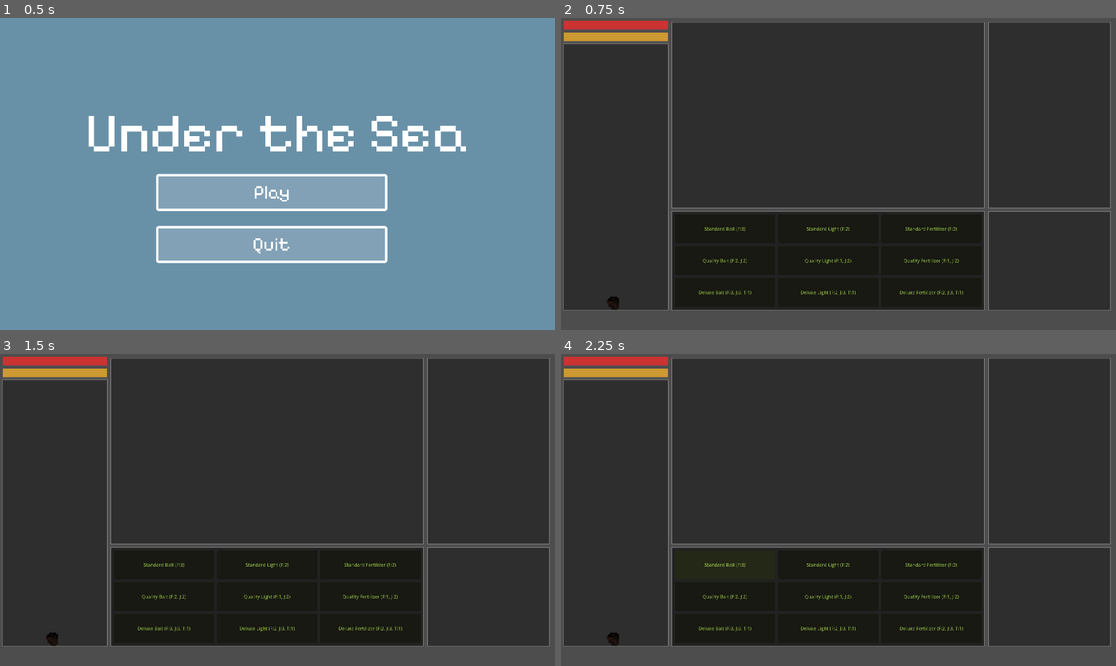
Above: before the commit, frames 1-4 (two rows, left to right).
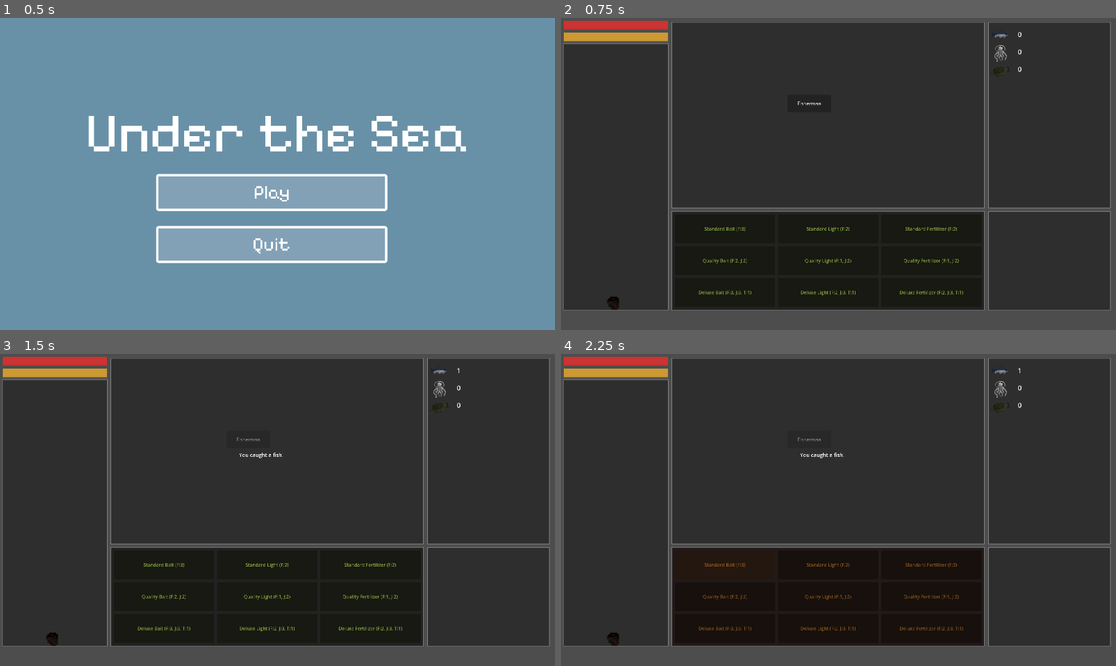
Above: after the commit, the same moments.

Repository: wondertrash/underthesea
Game: Godot game, scene res://mainmenu.tscn
Two runs of this game, one before a commit and one after it. Both use one fixed random seed, a clock stepped at 60 frames per second and the inputs below.
Inputs (mouse positions are in pixels of both pictures, inside the frame that each line leads up to):
- Up to frame 1 (0.5 s): no input
- Up to frame 2 (0.75 s): click "Play" at 0.5 s
- Up to frame 3 (1.5 s): click (249, 438) at 1.25 s, where only the run after the commit has a clickable "Fisherman"
- Up to frame 4 (2.25 s): click "Standard Bait (F:3)" at 2 s

Frame 1 is identical in both runs. In frame 2, 0.1% of the frame differs, in the area x 42-83%, y 4-29%; in frame 3, 0.2%; in frame 4, 0.7%, in the area x 24-83%, y 4-89%.
Error before the commit: Invalid access to property or key 'inventory' on a base object of type 'CanvasLayer (resourcestats.gd)'. (res://store.gd:64)

Commit message:
fishermanplaceholder

Diff:
--- a/under-the-sea/events.gd
+++ b/under-the-sea/events.gd
@@ -3,6 +3,16 @@
 @export var events_position: Vector2 = Vector2(384, 16)
 var background = ColorRect
 var structure_container = Control
+@onready var player = get_tree().get_first_node_in_group("player")
+var is_fishing: bool = false
+var feedback_label: Label
+var fisherman_button: Button
+var catch_rates = {
+	"fish": 0.50,
+	"jellyfish": 0.15,
+	"turtle": 0.05,
+	"nothing": 0.30
+}
 func _ready() -> void:
 	background = ColorRect.new()
 	background.position = events_position
@@ -15,3 +25,42 @@
 	border.color = Color(0.5, 0.5, 0.5)
 	border.z_index = -1
 	add_child(border)
+	fisherman_button = Button.new()
+	fisherman_button.text = "Fisherman"
+	fisherman_button.position = events_position + Vector2(400, 250)  # TODO: adjust position
+	fisherman_button.size = Vector2(150, 60)                          # TODO: adjust size
+	fisherman_button.pressed.connect(_on_fisherman_clicked)
+	add_child(fisherman_button)
+	feedback_label = Label.new()
+	feedback_label.position = events_position + Vector2(370, 320)  # TODO: adjust position
+	feedback_label.size = Vector2(300, 40)
+	feedback_label.horizontal_alignment = HORIZONTAL_ALIGNMENT_CENTER
+	feedback_label.add_theme_font_size_override("font_size", 18)
+	feedback_label.text = ""
+	add_child(feedback_label)
+func _on_fisherman_clicked() -> void:
+	if is_fishing:
+		return
+	is_fishing = true
+	fisherman_button.disabled = true
+	_do_catch()
+func _do_catch() -> void:
+	var roll = randf()
+	var result = ""
+	if roll < catch_rates["turtle"]:
+		result = "turtle"
+	elif roll < catch_rates["turtle"] + catch_rates["jellyfish"]:
+		result = "jellyfish"
+	elif roll < catch_rates["turtle"] + catch_rates["jellyfish"] + catch_rates["fish"]:
+		result = "fish"
+	else:
+		result = "nothing"
+	if result == "nothing":
+		feedback_label.text = "Nothing..."
+	else:
+		player.inventory[result] += 1
+		feedback_label.text = "You caught a %s!" % result
+	await get_tree().create_timer(3.0).timeout
+	feedback_label.text = ""
+	is_fishing = false
+	fisherman_button.disabled = false
--- a/under-the-sea/inventory.gd
+++ b/under-the-sea/inventory.gd
@@ -3,6 +3,10 @@
 @export var events_position: Vector2 = Vector2(1480, 16)
 var background = ColorRect
 var structure_container = Control
+var fish_label: Label
+var jellyfish_label: Label
+var turtle_label: Label
+@onready var player = get_tree().get_first_node_in_group("player")
 func _ready() -> void:
 	background = ColorRect.new()
 	background.position = events_position
@@ -15,3 +19,28 @@
 	border.color = Color(0.5, 0.5, 0.5)
 	border.z_index = -1
 	add_child(border)
+	_add_item("fish", "res://Assets/fish.png", Vector2(0, 0))
+	_add_item("jellyfish", "res://Assets/jellyfish.png", Vector2(0, 60))
+	_add_item("turtle", "res://Assets/turtle.png", Vector2(0, 120))
+func _add_item(item_key: String, texture_path: String, offset: Vector2) -> void:
+	var base_pos = events_position + offset
+	var img = TextureRect.new()
+	img.texture = load(texture_path)
+	img.position = base_pos
+	img.size = Vector2(80, 80)
+	img.stretch_mode = TextureRect.STRETCH_KEEP_ASPECT_CENTERED
+	add_child(img)
+	var label = Label.new()
+	label.add_theme_font_size_override("font_size", 24)
+	label.position = base_pos + Vector2(100, 24)
+	label.text = "0"
+	add_child(label)
+	match item_key:
+		"fish": fish_label = label
+		"jellyfish": jellyfish_label = label
+		"turtle": turtle_label = label
+func _process(_delta: float) -> void:
+	if player and player.get_script() != null and "inventory" in player:
+		fish_label.text = str(player.inventory["fish"])
+		jellyfish_label.text = str(player.inventory["jellyfish"])
+		turtle_label.text = str(player.inventory["turtle"])
--- a/under-the-sea/lotus.tscn
+++ b/under-the-sea/lotus.tscn
@@ -62,7 +62,7 @@
 
 [node name="Node2D" type="Node2D" unique_id=1174983582]
 
-[node name="lotus_sprout" type="Sprite2D" parent="." unique_id=245773516]
+[node name="lotus_sprout" type="Sprite2D" parent="." unique_id=245773516 groups=["player"]]
 z_index = 2
 position = Vector2(180, 930)
 scale = Vector2(5, 5)
@@ -73,7 +73,7 @@
 root_node = NodePath("../..")
 libraries/ = SubResource("AnimationLibrary_5gj2m")
 
-[node name="resourcestats" type="CanvasLayer" parent="." unique_id=262927459 groups=["player"]]
+[node name="resourcestats" type="CanvasLayer" parent="." unique_id=262927459]
 scale = Vector2(0.99999964, 0.99999964)
 transform = Transform2D(0.99999964, 0, 0, 0.99999964, 0, 0)
 script = ExtResource("16_ouaj1")
--- a/under-the-sea/lotus_sprout.gd
+++ b/under-the-sea/lotus_sprout.gd
@@ -1,5 +1,10 @@
 extends Sprite2D
 @onready var lotus_sprout_anim: AnimationPlayer = $AnimationPlayer
+var inventory = {
+	"fish": 0,
+	"jellyfish": 0,
+	"turtle": 0
+}
 func _ready() -> void:
 	pass
 func _process(delta: float) -> void:
--- a/under-the-sea/store.gd
+++ b/under-the-sea/store.gd
@@ -33,6 +33,7 @@
 	panel = Panel.new()
 	panel.position = Vector2(viewport_size.x * 0.5 - 576, viewport_size.y * 0.5 + 130)
 	panel.size = Vector2(1080, 340)
+	panel.modulate = Color(1, 1, 1)
 	panel.visible = true
 	panel.process_mode = Node.PROCESS_MODE_ALWAYS
 	add_child(panel)
Renamed: under-the-sea/New Piskel-1.png.png -> under-the-sea/Assets/New Piskel-1.png.png
Not shown, added: under-the-sea/Assets/New Piskel-1.png.png.import
Binary file added: under-the-sea/Assets/New Piskel-15.png.png
Not shown, changed: under-the-sea/Assets/New Piskel-15.png.png.import
Binary file added: under-the-sea/Assets/New Piskel-17.png (1).png
Not shown, changed: under-the-sea/Assets/New Piskel-17.png (1).png.import
Renamed: under-the-sea/New Piskel-17.png.png -> under-the-sea/Assets/New Piskel-17.png.png
Not shown, changed: under-the-sea/Assets/New Piskel-17.png.png.import
Binary file added: under-the-sea/Assets/New Piskel-18.png (1).png
Not shown, changed: under-the-sea/Assets/New Piskel-18.png (1).png.import
Renamed: under-the-sea/New Piskel-18.png.png -> under-the-sea/Assets/New Piskel-18.png.png
Not shown, added: under-the-sea/Assets/New Piskel-18.png.png.import
(and 16 more such lines)
